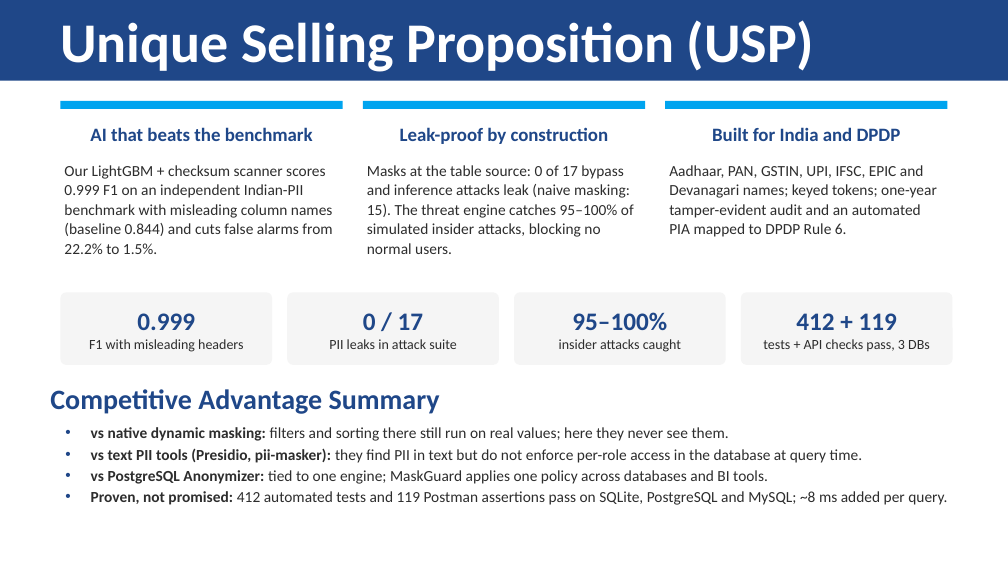
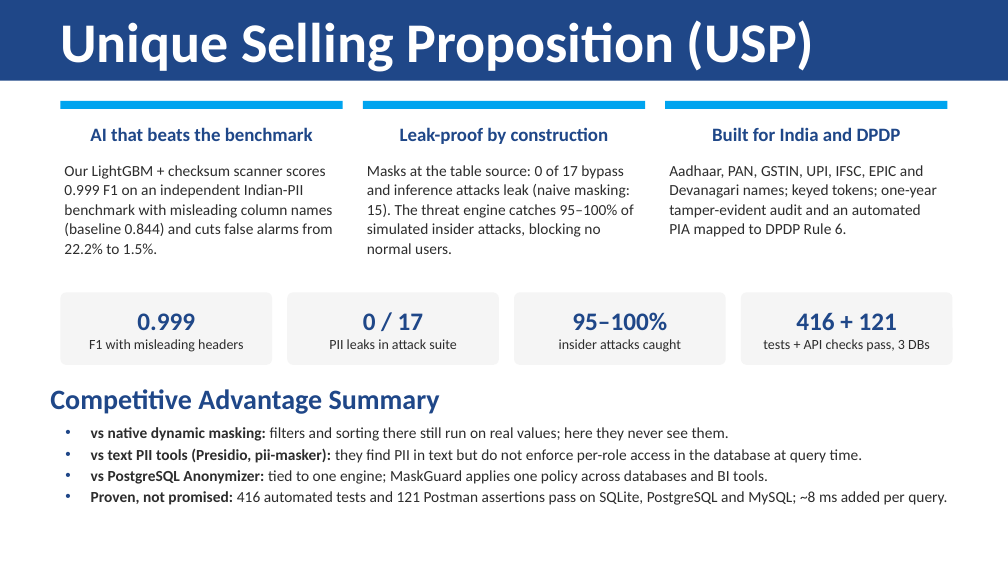
Before and after one commit to hotaro6754/mask, a slide deck: slide 6 of docs/MaskGuard_Round1_Submission.pptx. Drawn at 1008x567 pixels with LibreOffice and Linux fonts; fonts in the diff are those of the drawing. Boxes give left, top, right and bottom in pixels: in the first picture for what was removed or moved away, otherwise in the second. Text is boxed around its words. In the diff, an @@ line names an element or a change of style, - is before the commit and + after.

```diff
--- a/docs/MaskGuard_Round1_Submission.pptx
+++ b/docs/MaskGuard_Round1_Submission.pptx
@@ text in rounded rectangle at <box>796,312,897,330</box>: text changed @@
-412 + 119
+416 + 121
@@ text at <box>91,491,947,505</box>: text changed @@
-• Proven, not promised: 412 automated tests and 119 Postman assertions pass on SQLite, PostgreSQL and MySQL; ~8 ms added per query.
+• Proven, not promised: 416 automated tests and 121 Postman assertions pass on SQLite, PostgreSQL and MySQL; ~8 ms added per query.
```
Also in this commit, not shown: 1 other slide changed, 19 other files.
